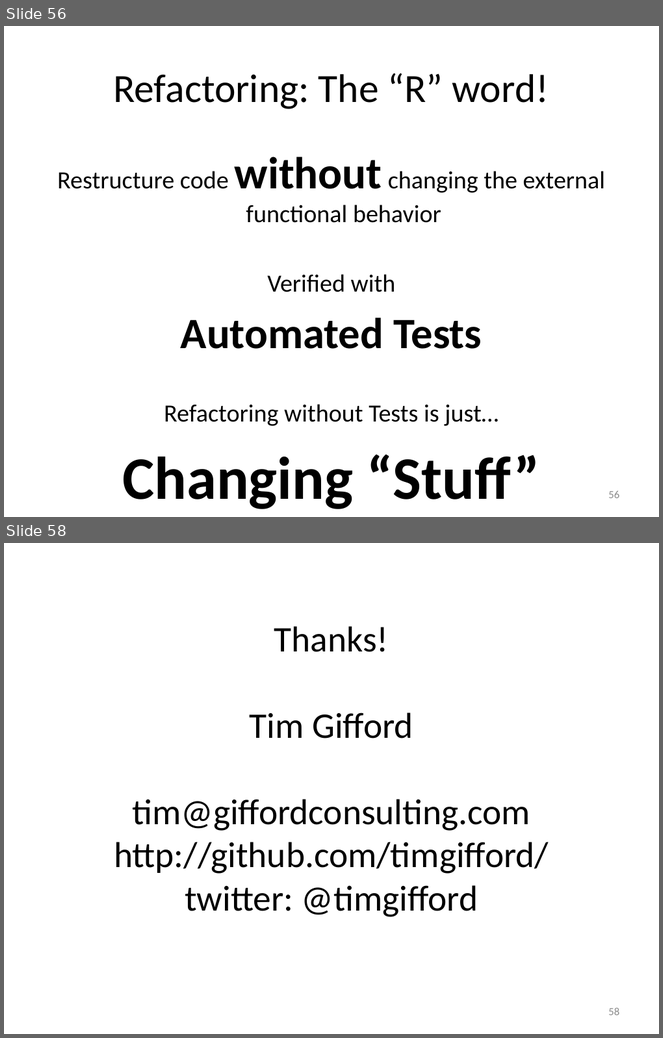
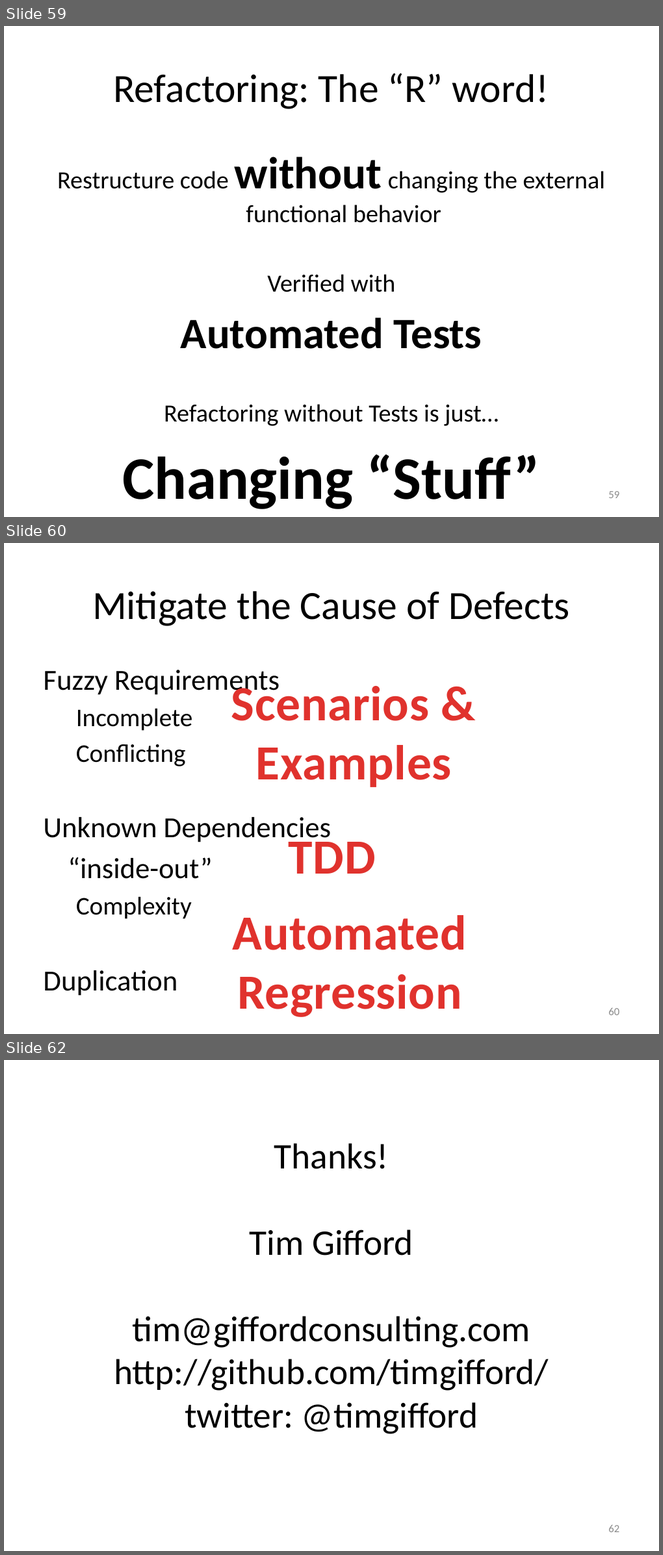
Before and after one commit to timgifford/demos, a slide deck: executable_specification/ExecSpec.pptx. Shown one above the other, each under a label of ours: slides 56 and 58 before the commit, slides 59, 60 and 62 after it; the slides between them are not shown. The pictures are 663x1038 and 663x1555 pixels, drawn with LibreOffice and Linux fonts; fonts in the diff are those of the drawing. Boxes give left, top, right and bottom in pixels: in the first picture for what was removed or moved away, otherwise in the second. Text is boxed around its words. In the diff, an @@ line names an element or a change of style, - is before the commit and + after.

```diff
--- a/executable_specification/ExecSpec.pptx
+++ b/executable_specification/ExecSpec.pptx
@@ slide 60 added at (4,543,659,1034), background #FFFFFF @@
@@ title added at (92,591,570,626), 44 pt, text #000000 @@
+Mitigate the Cause of Defects
@@ text added at (43,670,331,996), 32 pt, text #000000 @@
+Fuzzy Requirements
+  Incomplete
+  Conflicting
+Unknown Dependencies
+“inside-out”
+  Complexity
+Duplication
@@ text added at (232,680,452,787), 54 pt, text gradient #E0322D to #A2201C, bold @@
+Scenarios & Examples
@@ text added at (289,833,376,874), 54 pt, text gradient #E0322D to #A2201C, bold @@
+TDD
@@ text added at (233,915,467,1017), 54 pt, text gradient #E0322D to #A2201C, bold @@
+Automated Regression
@@ page number added at (608,1008,620,1016), 12 pt, text #8C8C8C @@
+60
@@ what was slide 56 is now slide 59 @@
@@ page number at (608,491,620,499): text changed @@
-56
+59
@@ what was slide 58 is now slide 62 @@
@@ page number at (608,1525,620,1533): text changed @@
-58
+62
```
Also in this commit, not shown: 14 slides changed, 9 other slides added, 6 slides removed, 1 other file.
